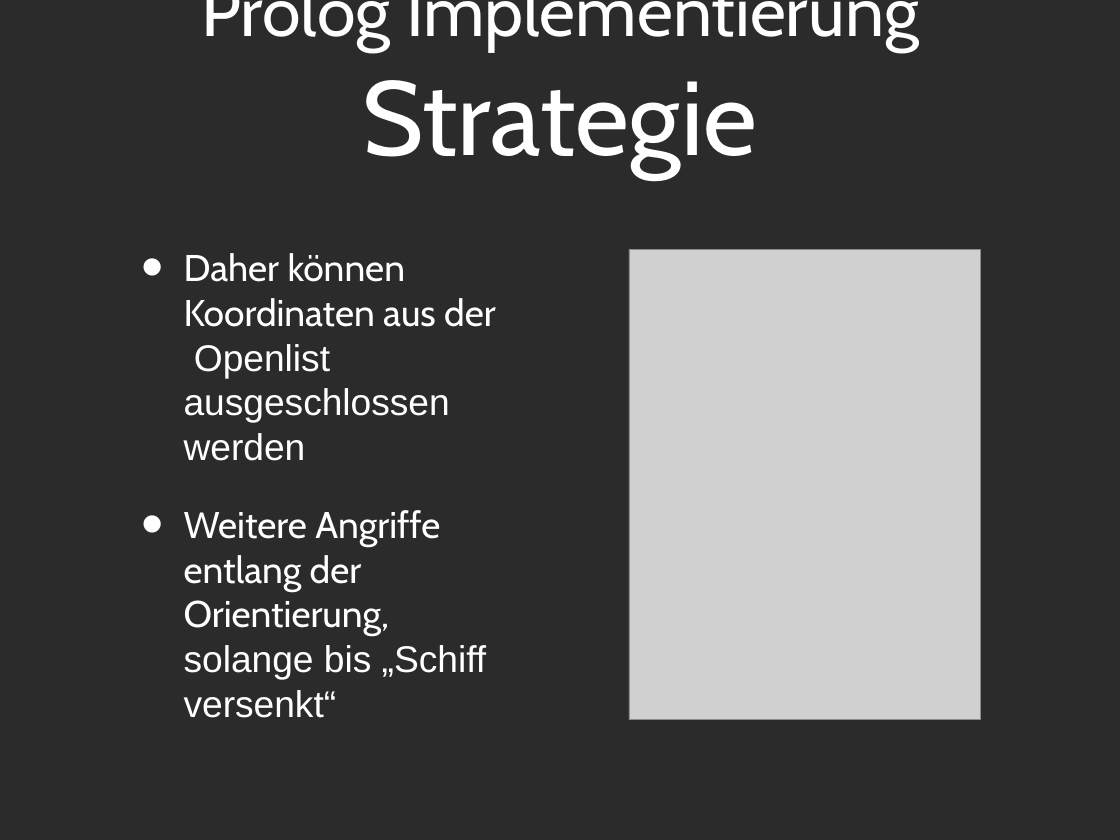
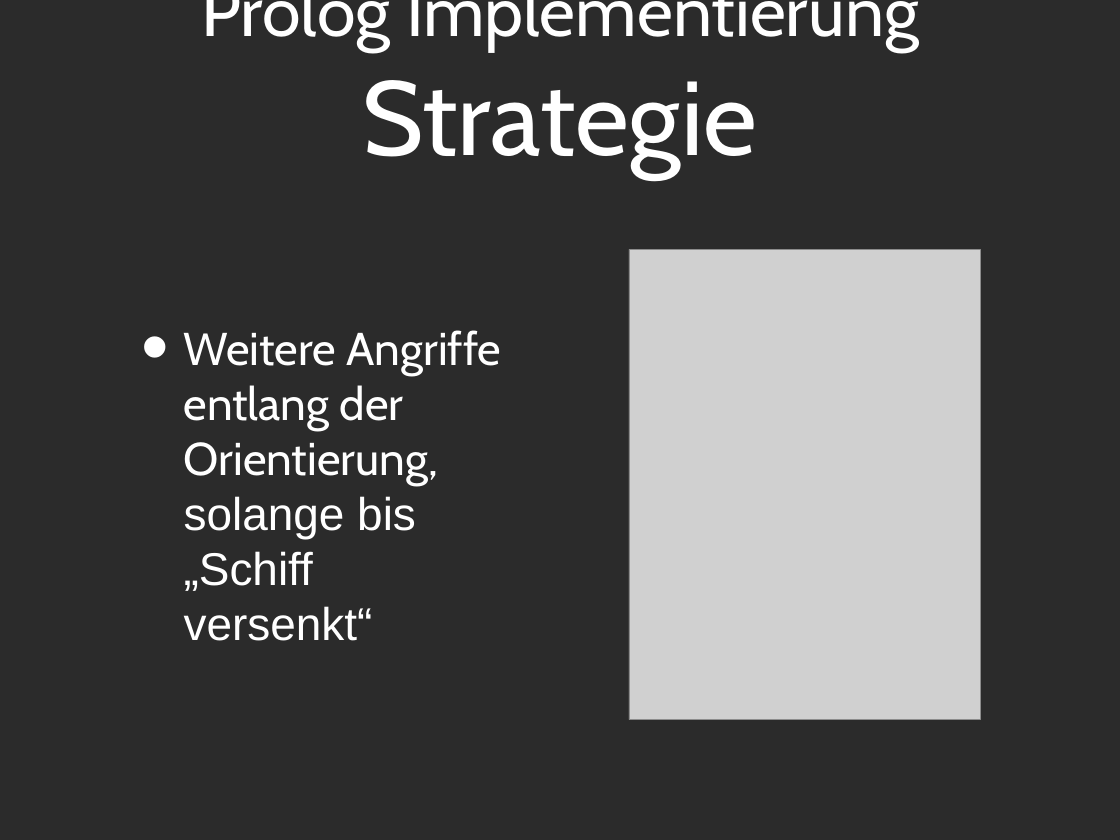
Before and after one commit to Tsopic/ai-battleship, a slide deck: slide 15 of Präsentation/Präsentation_PPT.ppt. Drawn at 1120x840 pixels with LibreOffice and Linux fonts; fonts in the diff are those of the drawing; grey boxes stand for pictures; background and template pictures are left out; a plain dark background stands for a picture behind light text. Boxes give left, top, right and bottom in pixels: in the first picture for what was removed or moved away, otherwise in the second. Text is boxed around its words. In the diff, an @@ line names an element or a change of style, - is before the commit and + after.

```diff
--- a/Präsentation/Präsentation_PPT.ppt
+++ b/Präsentation/Präsentation_PPT.ppt
@@ text "Weitere Angriffe entlang der Orientierung, ..." at <box>184,330,501,641</box>: size 34 to 42 pt; less space between paragraphs @@
@@ text at <box>184,253,496,461</box>: paragraph removed @@
-• Daher können Koordinaten aus der Openlist ausgeschlossen werden
```
Also in this commit, not shown: 5 other slides changed, 2 other files.
